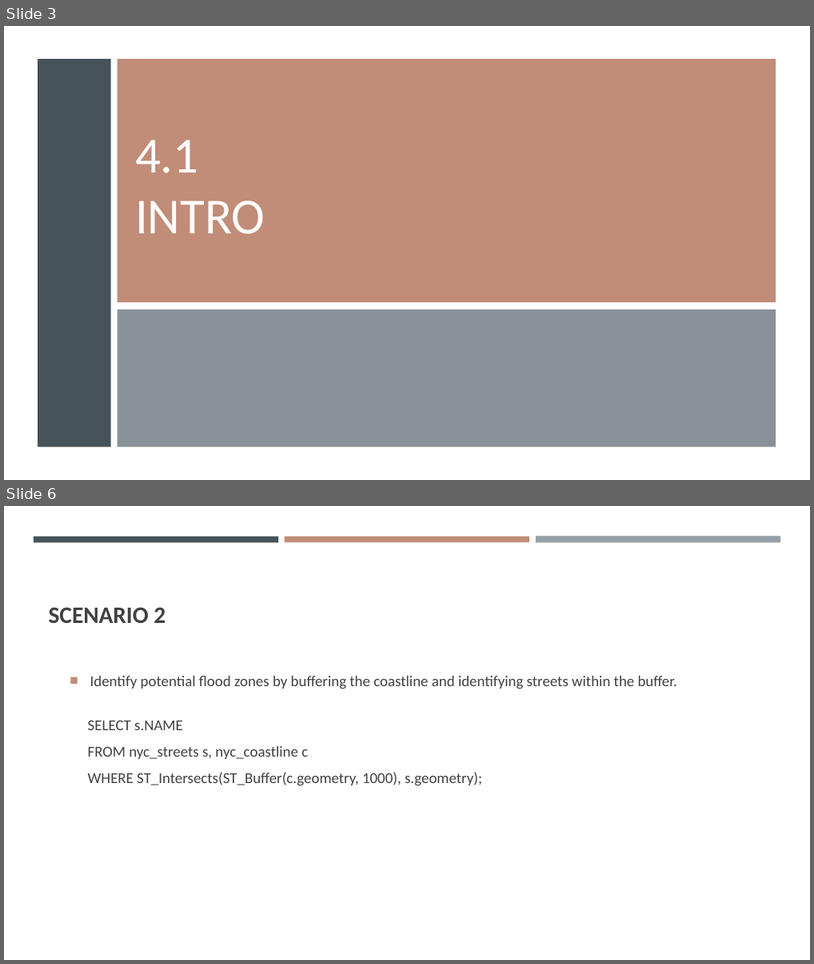
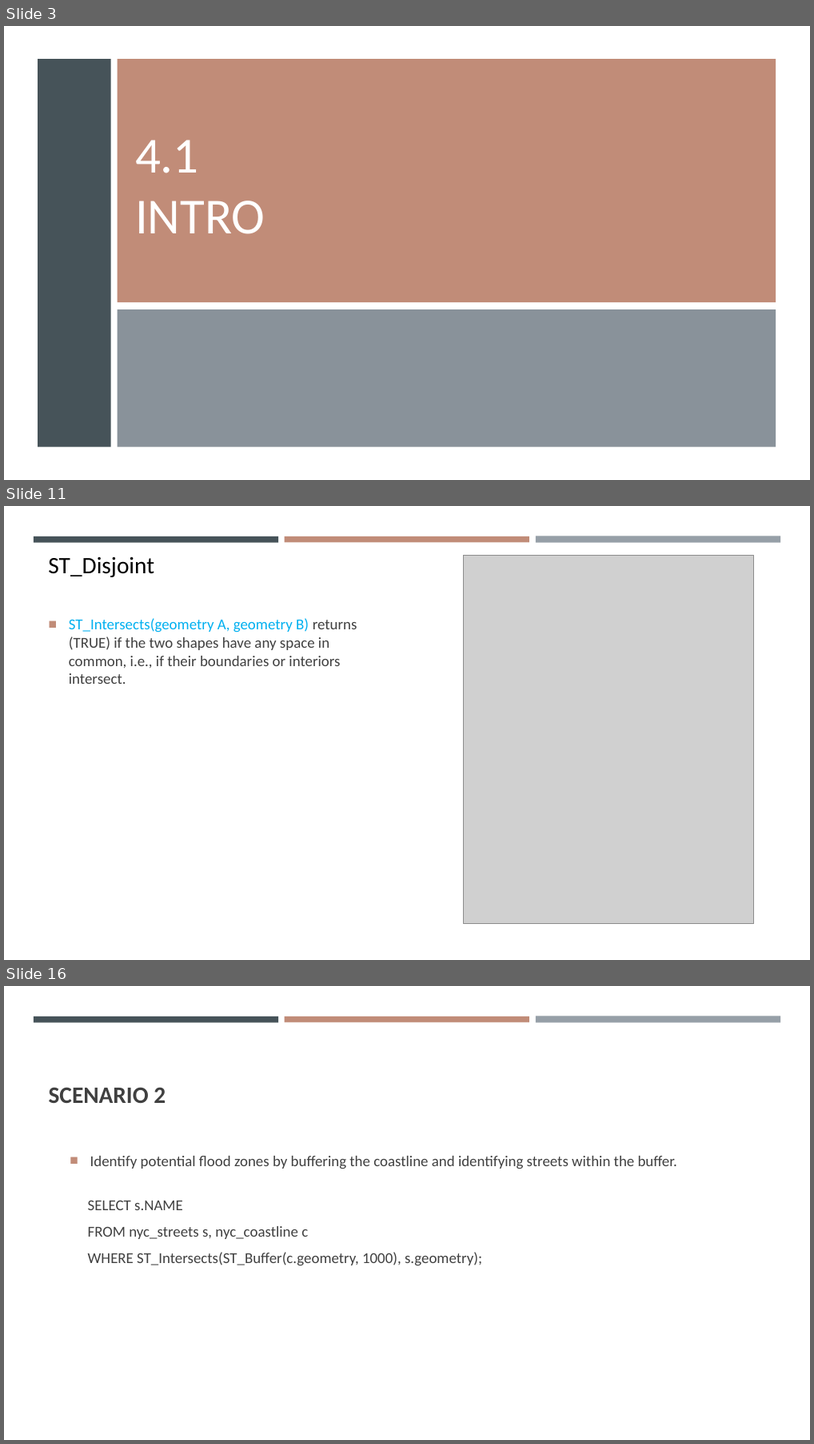
Before and after one commit to gisynw/ssj-376, a slide deck: docs/Lectures/Week05/Week05_Park02.pptx. Shown one above the other, each under a label of ours: slides 3 and 6 before the commit, slides 3, 11 and 16 after it; the slides between them are not shown. The pictures are 814x964 and 814x1444 pixels, drawn with LibreOffice and Linux fonts; fonts in the diff are those of the drawing; grey boxes stand for pictures. Boxes give left, top, right and bottom in pixels: in the first picture for what was removed or moved away, otherwise in the second. Text is boxed around its words. In the diff, an @@ line names an element or a change of style, - is before the commit and + after.

```diff
--- a/docs/Lectures/Week05/Week05_Park02.pptx
+++ b/docs/Lectures/Week05/Week05_Park02.pptx
@@ slide 11 added at (4, 506, 810, 960), background #FFFFFF; not listed: 3 template elements that a slide beside it also shows @@
@@ text added at (48, 556, 154, 577), 28 pt, text #000000 @@
+ST_Disjoint
@@ picture added at (464, 556, 754, 924) @@
@@ text added at (69, 618, 358, 684), 18 pt, text #404040 @@
+■ ST_Intersects(geometry A, geometry B) returns (TRUE) if the two shapes have any space in common, i.e., if their boundaries or interiors intersect.
@@ what was slide 6 is now slide 16 @@
```
Also in this commit, not shown: 2 slides changed, 9 other slides added.
